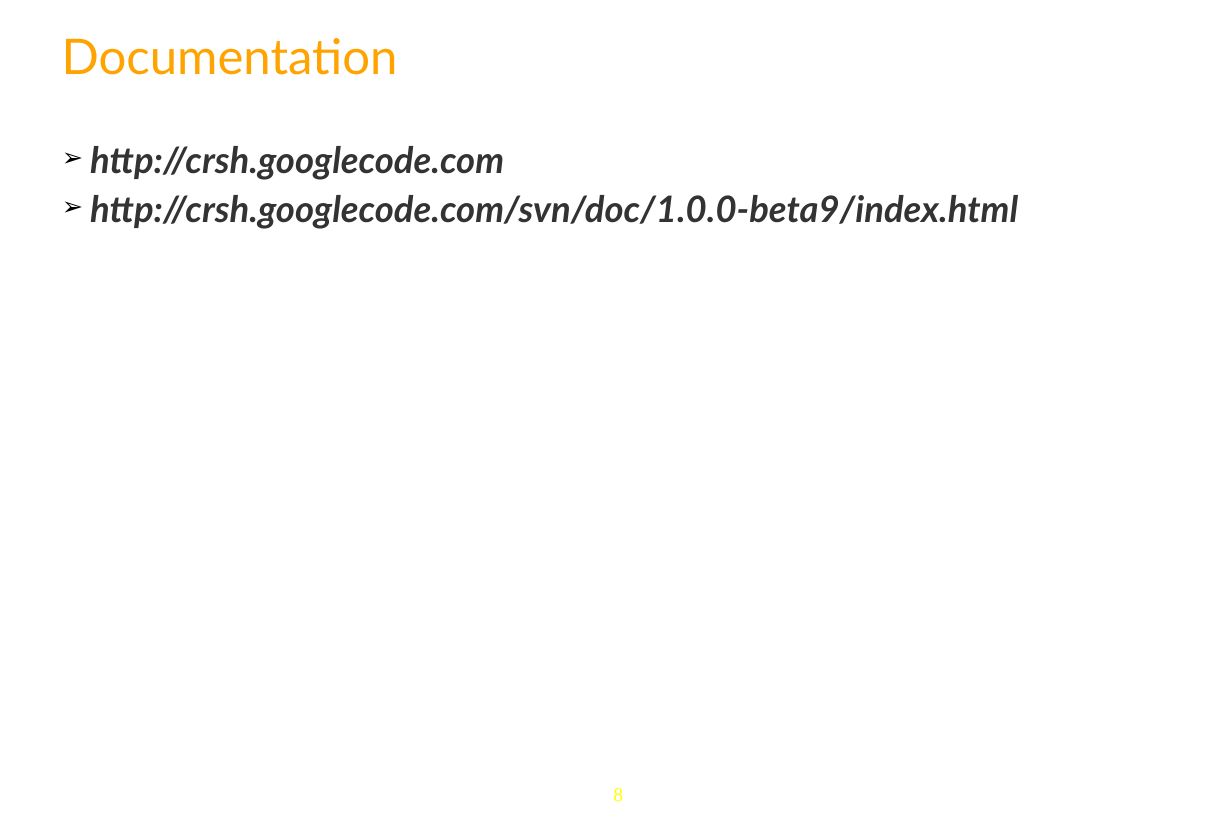
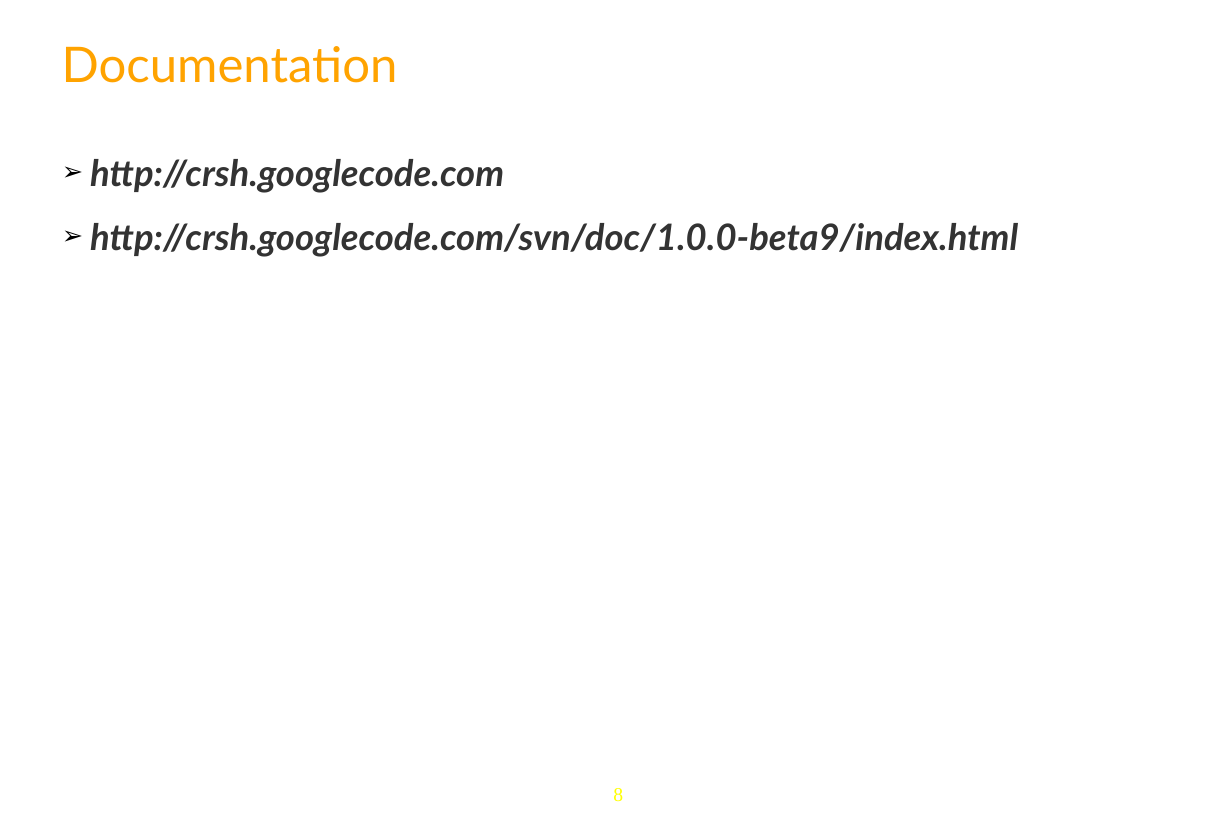
Before and after one commit to anhvurz90/training, a slide deck: slide 8 of exo-developer/420-crash/slides/420-CRaSH-XDev-en.pptx. Drawn at 1232x835 pixels with LibreOffice and Linux fonts; fonts in the diff are those of the drawing; background and template pictures are left out. Boxes give left, top, right and bottom in pixels: in the first picture for what was removed or moved away, otherwise in the second. Text is boxed around its words. In the diff, an @@ line names an element or a change of style, - is before the commit and + after.

```diff
--- a/exo-developer/420-crash/slides/420-CRaSH-XDev-en.pptx
+++ b/exo-developer/420-crash/slides/420-CRaSH-XDev-en.pptx
@@ title "Documentation" at [62, 46, 398, 83]: line spacing 0.7 to 1 @@
@@ text "http://crsh.googlecode.com" at [90, 159, 1018, 257]: line spacing 0.67 to 1 @@
```
Also in this commit, not shown: 1 other slide changed.
